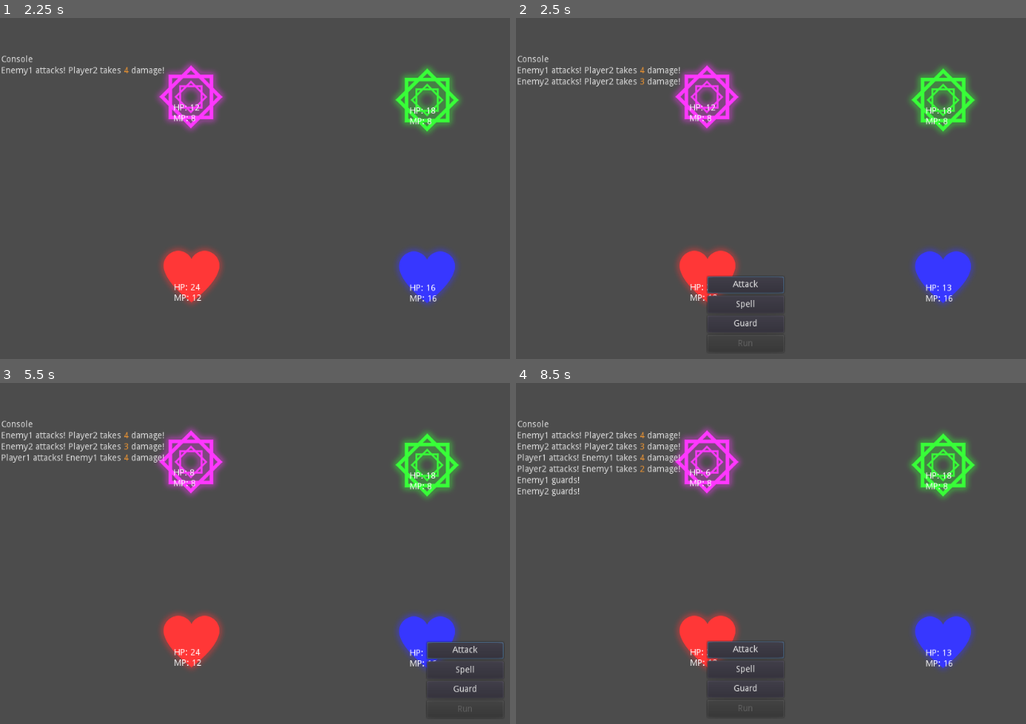
Above: before the commit, frames 1-4 (two rows, left to right).
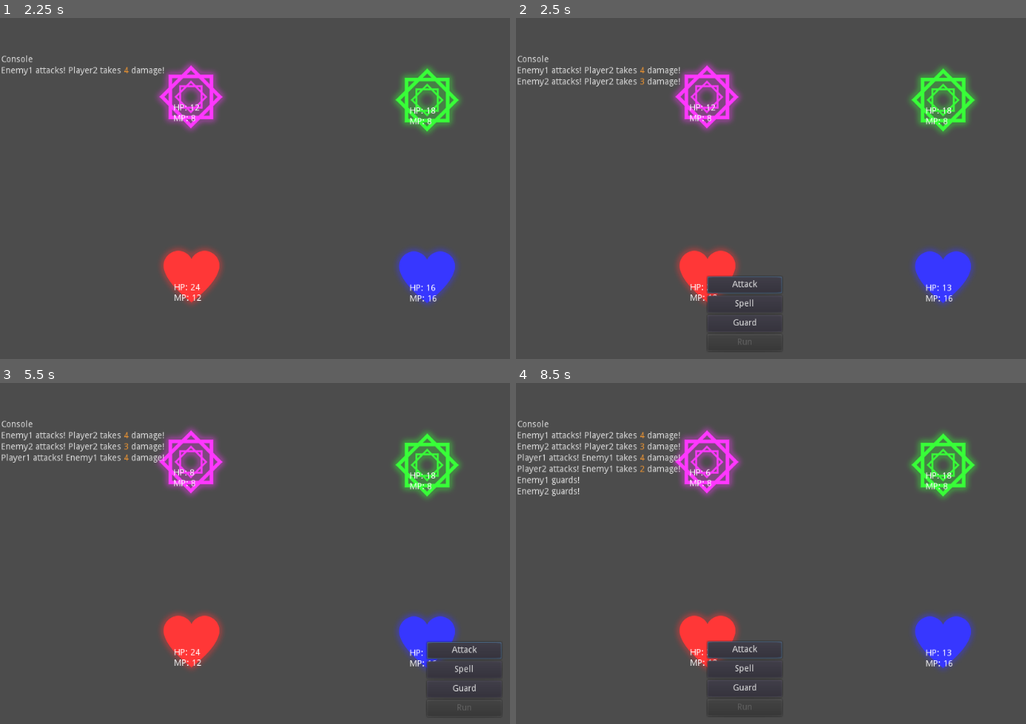
Above: after the commit, the same moments.

Repository: ExPorygon/GensoRune
Game: Godot game, scene res://Game.tscn
Two runs of this game, one before a commit and one after it. Both use one fixed random seed, a clock stepped at 60 frames per second and the inputs below.
Inputs (mouse positions are in pixels of both pictures, inside the frame that each line leads up to):
- Up to frame 1 (2.25 s): tap Enter (ui_accept) at 0.5, 0.77, 1.52, 2 s; move the mouse to (459, 185) at 0.52 s; hold Right (ui_right) 0.53-1.28 s; click (459, 185) at 0.67 s; move the mouse to (188, 222) at 1.27 s; hold Left (ui_left) 1.28-2.03 s; move the mouse to (382, 123) at 2.02 s; hold Right (ui_right) from 2.03 s (still down)
- Up to frame 2 (2.5 s): keep holding Right (ui_right)
- Up to frame 3 (5.5 s): release Right (ui_right) at 2.75 s; click "Attack" at 2.75 s; click "Spell" at 3.5 s; click "Guard" at 4.25 s; tap Enter (ui_accept) at 5, 5.27 s; move the mouse to (285, 645) at 5.02 s; hold Right (ui_right) from 5.03 s (still down); click (285, 645) at 5.17 s
- Up to frame 4 (8.5 s): tap Enter (ui_accept) at 5.75, 6.02, 6.5, 6.77, 7.25, 8.27 s; move the mouse to (1025, 625) at 5.77 s; release Right (ui_right) at 5.78 s; hold Left (ui_left) 5.78-8.03 s; move the mouse to (643, 512) at 6.52 s; move the mouse to (867, 570) at 7.27 s; click (867, 570) at 7.42 s; move the mouse to (740, 475) at 8.02 s; hold Right (ui_right) from 8.03 s (still down)

Frame 1 is identical in both runs. In frame 2, 0.2% of the frame differs, in the area x 42-53%, y 75-97%; in frame 3, 0.2%; in frame 4, 0.2%.

Commit message:
Add functional spell menu system and battle execution
-Needs massive refactoring, especiall on parent references in the CombatAction and SpellAction classes

Diff:
--- a/Attack.gd
+++ b/Attack.gd
@@ -2,7 +2,7 @@
 
 var action_name = "Attack"
 
-func execute(target: Battler):
+func execute(target):
 	var damage: int
 	damage = actor.stats.attack - target.stats.defense
 	if target.isGuarding:
--- a/BattleMenu.gd
+++ b/BattleMenu.gd
@@ -5,6 +5,7 @@
 signal action_selected()
 
 onready var MainMenu = $MainMenu
+onready var SpellMenu = $SpellMenu
 var Actor: Battler
 
 func _ready():
@@ -12,20 +13,58 @@
 
 func init(actor: Battler):
 	Actor = actor
+	init_main()
+	init_spells()
+
+func init_spells():
+	var spells = Actor.active_spells.get_children()
+	for spell in spells:
+		var new_button = create_button(spell)
+
+
+func init_main():
 	var buttons = MainMenu.get_children()
 	var actions = Actor.get_actions()
 	var action_names: Array
-
 	for action in actions:
 		action_names.append(action.name)
 
 	for button in buttons:
-		button.connect("pressed", self, "_on_Button_pressed",[button.name])
+		button.connect("pressed", self, "_on_Button_pressed",[button.name,button.get_parent()])
 		if action_names.find(button.name) == -1:
 			button.disabled = true
 			button.focus_mode = FOCUS_NONE
 
-func _on_Button_pressed(name):
-	var action = Actor.get_node("Actions/"+name)
+func create_button(spell):
+	var button = Button.new()
+	button.name = spell.name
+	button.text = spell.name
+	button.rect_min_size = Vector2(0,27)
+	button.size_flags_vertical = 0
+	SpellMenu.add_child(button)
+	SpellMenu.move_child(button, 0)
+	button.connect("pressed", self, "_on_Button_pressed",[button.name,button.get_parent()])
+	button.focus_neighbour_left = button.get_path()
+	return button
+
+func _on_Button_pressed(name,parent):
+	if name == "Spell":
+		SpellMenu.visible = true
+		SpellMenu.get_child(0).grab_focus()
+		MainMenu.focus_mode = FOCUS_NONE
+		return
+
+
+	var action: CombatAction
+	if parent.name == "MainMenu":
+		action = Actor.get_node("Actions/"+name)
+	if parent.name == "SpellMenu":
+		action = Actor.get_node("Actions/Spell/"+name)
+
 	emit_signal("action_selected", action)
 	queue_free()
+
+func _on_Back_pressed():
+	SpellMenu.visible = false
+	MainMenu.focus_mode = FOCUS_ALL
+	MainMenu.get_child(0).grab_focus()
--- a/BattleMenu.tscn
+++ b/BattleMenu.tscn
@@ -11,36 +11,58 @@
 }
 
 [node name="MainMenu" type="VBoxContainer" parent="."]
-margin_right = 123.0
-margin_bottom = 122.0
+margin_right = 120.0
+margin_bottom = 120.0
 __meta__ = {
 "_edit_use_anchors_": false
 }
 
 [node name="Attack" type="Button" parent="MainMenu"]
-margin_right = 123.0
+margin_right = 120.0
 margin_bottom = 27.0
 size_flags_vertical = 3
 text = "Attack"
 
 [node name="Spell" type="Button" parent="MainMenu"]
 margin_top = 31.0
-margin_right = 123.0
-margin_bottom = 59.0
+margin_right = 120.0
+margin_bottom = 58.0
 size_flags_vertical = 3
 text = "Spell"
 
 [node name="Guard" type="Button" parent="MainMenu"]
-margin_top = 63.0
-margin_right = 123.0
-margin_bottom = 90.0
+margin_top = 62.0
+margin_right = 120.0
+margin_bottom = 89.0
 size_flags_vertical = 3
 text = "Guard"
 
 [node name="Run" type="Button" parent="MainMenu"]
-margin_top = 94.0
-margin_right = 123.0
-margin_bottom = 122.0
+margin_top = 93.0
+margin_right = 120.0
+margin_bottom = 120.0
 focus_mode = 0
 size_flags_vertical = 3
 text = "Run"
+
+[node name="SpellMenu" type="VBoxContainer" parent="."]
+visible = false
+margin_left = 125.0
+margin_right = 245.0
+margin_bottom = 120.0
+__meta__ = {
+"_edit_use_anchors_": false
+}
+
+[node name="Back" type="Button" parent="SpellMenu"]
+margin_right = 120.0
+margin_bottom = 27.0
+rect_min_size = Vector2( 0, 27 )
+focus_neighbour_left = NodePath(".")
+size_flags_vertical = 0
+text = "Back"
+__meta__ = {
+"_edit_use_anchors_": false
+}
+
+[connection signal="pressed" from="SpellMenu/Back" to="." method="_on_Back_pressed"]
--- a/Battler.gd
+++ b/Battler.gd
@@ -7,11 +7,22 @@
 onready var ai = $AI
 onready var actions = $Actions
 onready var Status_Label = $Status
+onready var spells = $Spells
+onready var active_spells = $Actions/Spell
+
+var spell_action_scene = preload("res://SpellAction.tscn")
 var isGuarding = false
 
 func _ready():
 	stats.reset()
 	Status_Label.text = "HP: " + str(stats.health) + "\nMP: " + str(stats.mana)
+	init_spells(spells.get_children())
+
+func init_spells(spells: Array) -> void:
+	for spell in spells:
+		var new_spell = spell_action_scene.instance()
+		new_spell.spell = spell.spell
+		actions.get_node("Spell").add_child(new_spell)
 
 func _process(delta):
 	Status_Label.text = "HP: " + str(stats.health) + "\nMP: " + str(stats.mana)
--- a/CombatAction.gd
+++ b/CombatAction.gd
@@ -7,6 +7,7 @@
 onready var Game = get_tree().get_root().get_node_or_null("Game")
 onready var Console: Console
 onready var actor = get_parent().get_parent()
+onready var actor2 = get_parent().get_parent().get_parent()
 
 func _ready():
 	if Game:
@@ -17,5 +18,5 @@
 	else:
 		print("Console does not exist")
 
-func execute(target: Battler):
+func execute(target):
 	pass
--- a/Guard.gd
+++ b/Guard.gd
@@ -2,6 +2,6 @@
 
 var action_name = "Guard"
 
-func execute(target: Battler):
+func execute(target):
 	actor.isGuarding = true
 	emit_signal("battle_log_text",actor.name + " guards!")
--- a/SpellAction.gd
+++ b/SpellAction.gd
@@ -1,4 +1,4 @@
-extends Node
+extends CombatAction
 
 class_name SpellAction
 
@@ -6,8 +6,19 @@
 
 func _ready():
 	name = spell.name
+	actor = actor2
 	#icon = spell.icon
 	randomize()
 
-func execute():
-	pass
+func execute(target):
+	actor.stats.mana -= spell.mana_cost
+
+	var damage: int
+	damage = actor.stats.attack+spell.base_damage - target.stats.defense
+
+	if target.isGuarding:
+		damage = damage / 2
+
+	target.stats.health -= damage
+
+	emit_signal("battle_log_text",actor.name + " casts " + spell.name + "! " + target.name + " takes " + str(damage) + " damage!")
--- /dev/null
+++ b/SpellAction.tscn
@@ -0,0 +1,6 @@
+[gd_scene load_steps=2 format=2]
+
+[ext_resource path="res://SpellAction.gd" type="Script" id=1]
+
+[node name="SpellAction" type="Node"]
+script = ExtResource( 1 )
--- a/SpellData.gd
+++ b/SpellData.gd
@@ -14,7 +14,7 @@
 	RANDOM,
 }
 
-export var name: String
+export var name: String = "Spell"
 
 export var base_damage: int
 export var mana_cost: int
--- a/player/spells/FlowerFlare.tres
+++ b/player/spells/FlowerFlare.tres
@@ -7,5 +7,6 @@
 name = "Flower Flare"
 base_damage = 5
 mana_cost = 0
+accuracy = 0.0
 target_mode = 0
 group_mode = 0
--- a/project.godot
+++ b/project.godot
@@ -54,7 +54,7 @@
 "language": "GDScript",
 "path": "res://Spell.gd"
 }, {
-"base": "Node",
+"base": "CombatAction",
 "class": "SpellAction",
 "language": "GDScript",
 "path": "res://SpellAction.gd"
